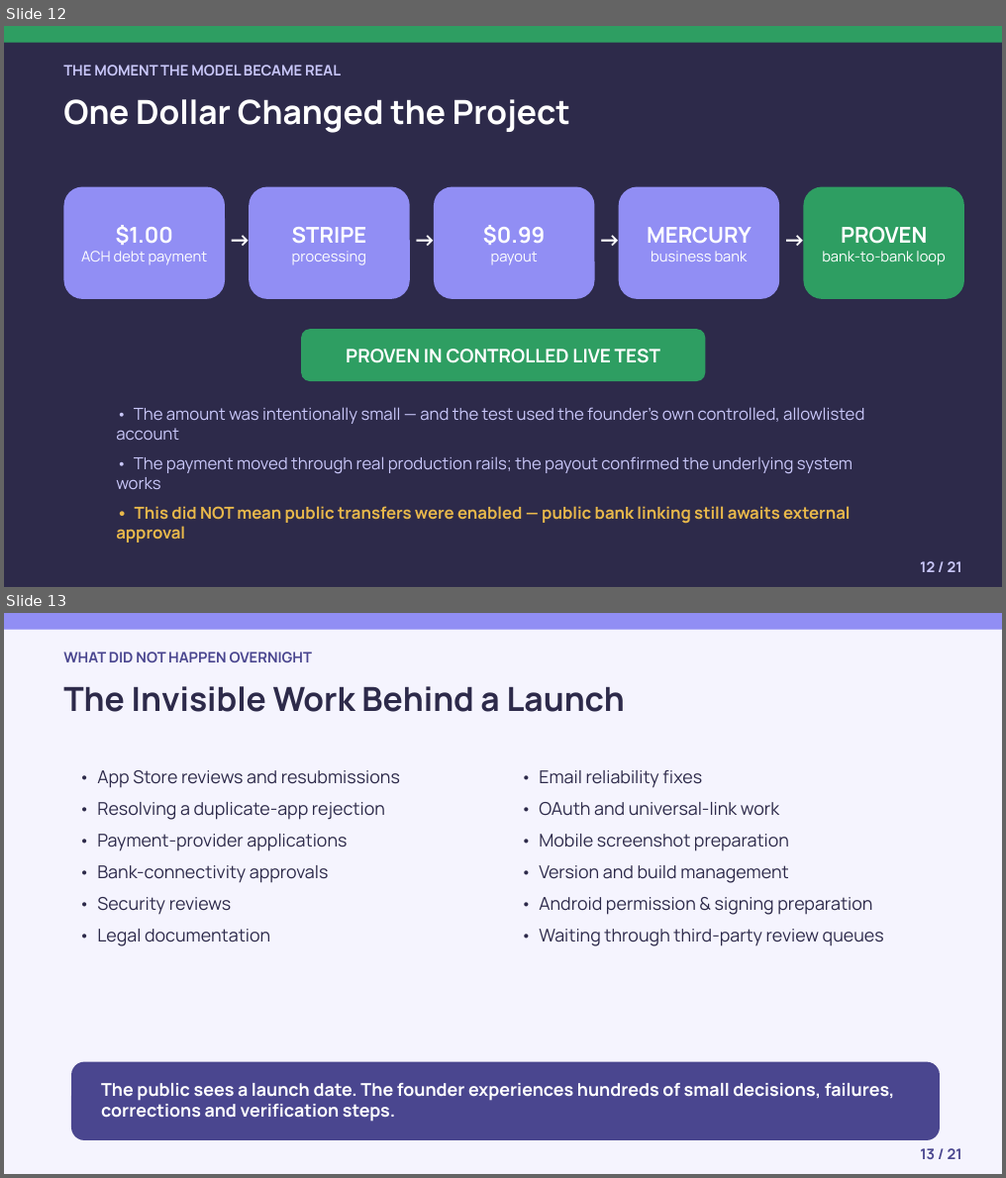
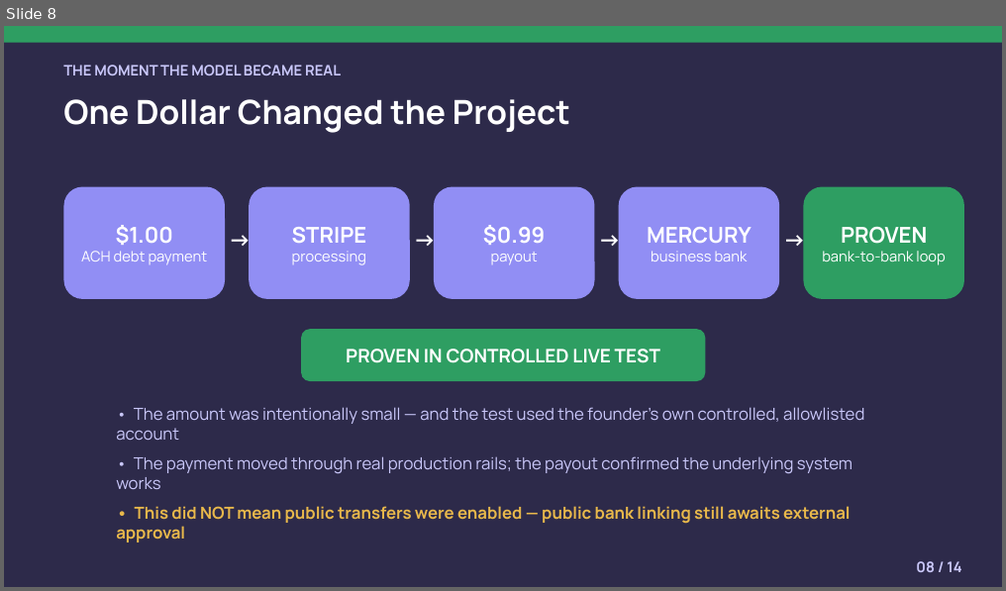
Before and after one commit to Dime-Time/Dime-Time-Technologies, a slide deck: attached_assets/university-deck-slides/dime-time-university-founder-journey.pptx. Shown one above the other, each under a label of ours: slides 12 and 13 before the commit, slide 8 after it. The pictures are 1006x1178 and 1006x591 pixels, drawn with LibreOffice and Linux fonts; fonts in the diff are those of the drawing. Boxes give left, top, right and bottom in pixels: in the first picture for what was removed or moved away, otherwise in the second. Text is boxed around its words. In the diff, an @@ line names an element or a change of style, - is before the commit and + after.

```diff
--- a/attached_assets/university-deck-slides/dime-time-university-founder-journey.pptx
+++ b/attached_assets/university-deck-slides/dime-time-university-founder-journey.pptx
@@ slide 13 removed at [4,613,1002,1174], background #FFFFFF @@
@@ rectangle removed at [4,613,1002,1174] @@
@@ rectangle removed at [4,613,1002,630] @@
@@ text removed at [63,652,312,663] @@
-WHAT DID NOT HAPPEN OVERNIGHT
@@ text removed at [63,686,625,712] @@
-The Invisible Work Behind a Launch
@@ text removed at [97,770,400,947] @@
-• App Store reviews and resubmissions
-• Resolving a duplicate-app rejection
-• Payment-provider applications
-• Bank-connectivity approvals
-• Security reviews
-• Legal documentation
@@ text removed at [539,770,884,947] @@
-• Email reliability fixes
-• OAuth and universal-link work
-• Mobile screenshot preparation
-• Version and build management
-• Android permission & signing preparation
-• Waiting through third-party review queues
@@ rounded rectangle removed at [71,1062,940,1141] @@
@@ text removed at [101,1083,895,1122] @@
-The public sees a launch date. The founder experiences hundreds of small decisions, failures, corrections and verification steps.
@@ text removed at [920,1149,962,1159] @@
-13 / 21
@@ what was slide 12 is now slide 8 @@
@@ slide 8 changed as well @@
@@ text at [916,562,961,572]: text changed @@
-12 / 21
+08 / 14
```
Also in this commit, not shown: 13 other slides changed, 6 other slides removed, 6 other files.
